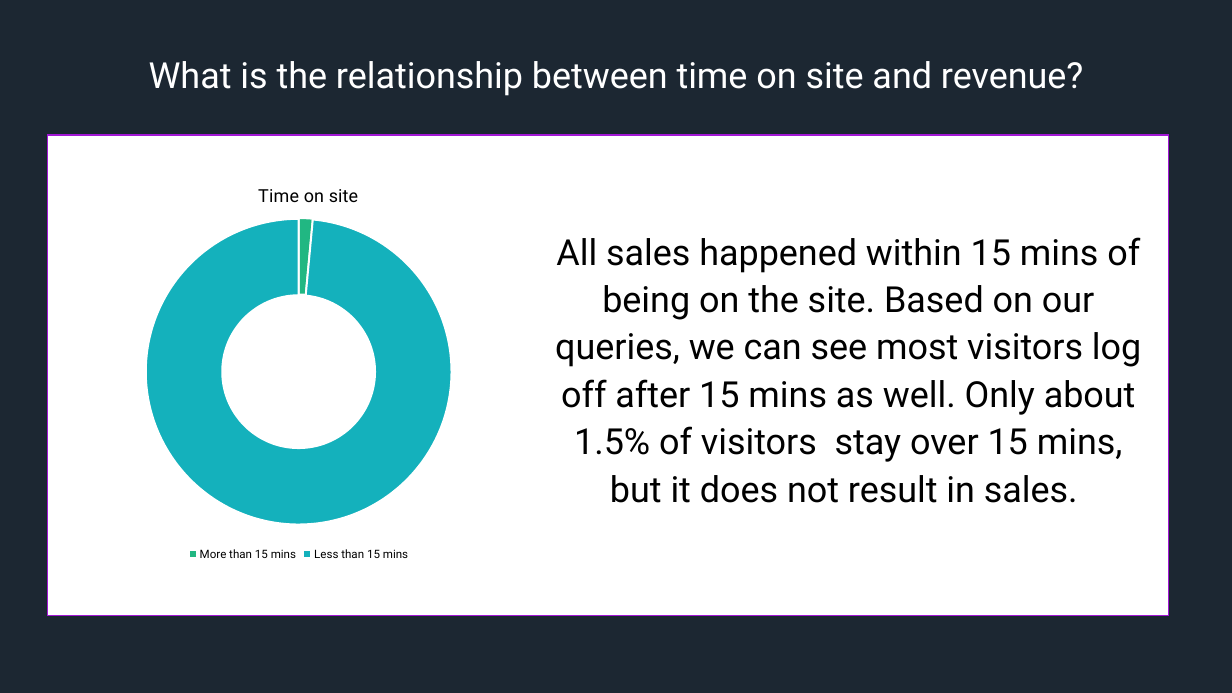
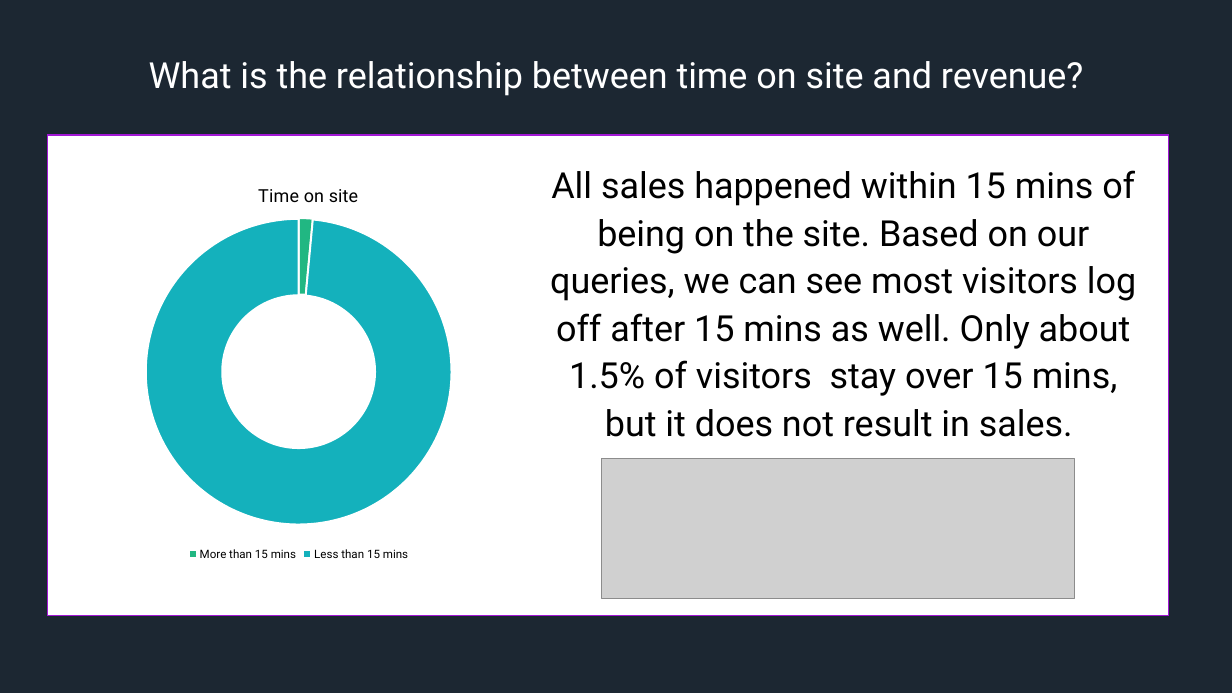
Before and after one commit to latleger/SQL-Project, a slide deck: slide 8 of presentation.pptx. Drawn at 1232x693 pixels with LibreOffice and Linux fonts; fonts in the diff are those of the drawing; grey boxes stand for pictures. Boxes give left, top, right and bottom in pixels: in the first picture for what was removed or moved away, otherwise in the second. Text is boxed around its words. In the diff, an @@ line names an element or a change of style, - is before the commit and + after.

```diff
--- a/presentation.pptx
+++ b/presentation.pptx
@@ text "All sales happened within 15 ...": place and size @@
-text "All sales happened within 15 ..." at (555, 237, 1141, 503)
+text "All sales happened within 15 ..." at (550, 170, 1136, 437)
@@ picture added at (602, 458, 1076, 598) @@
```
Also in this commit, not shown: 3 other slides changed.
